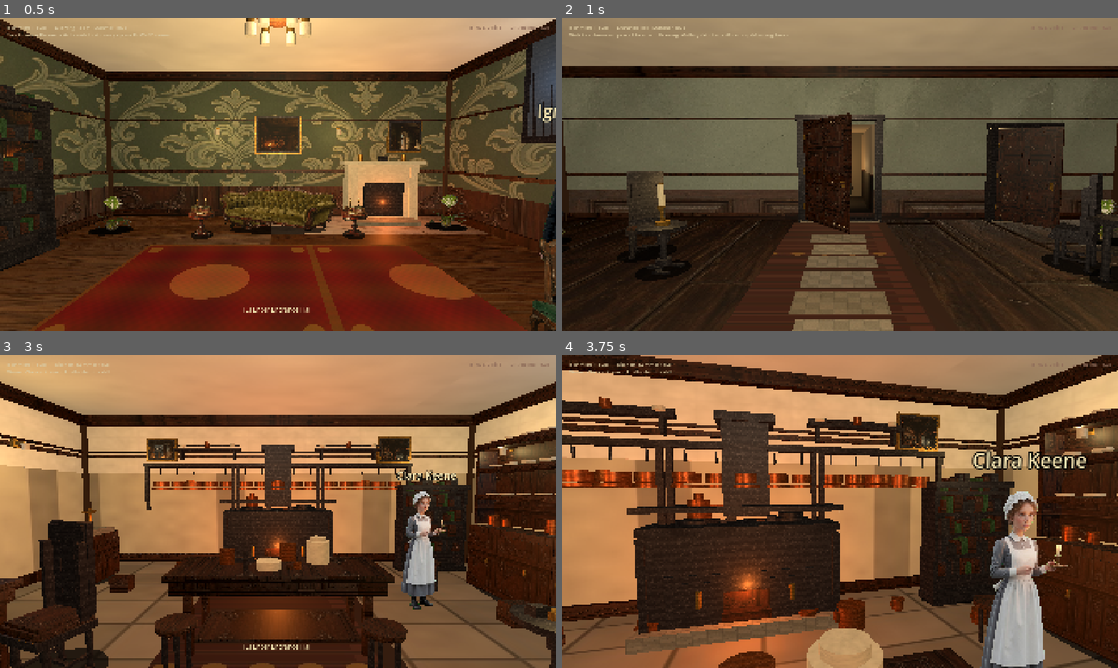
Above: before the commit, frames 1-4 (two rows, left to right).
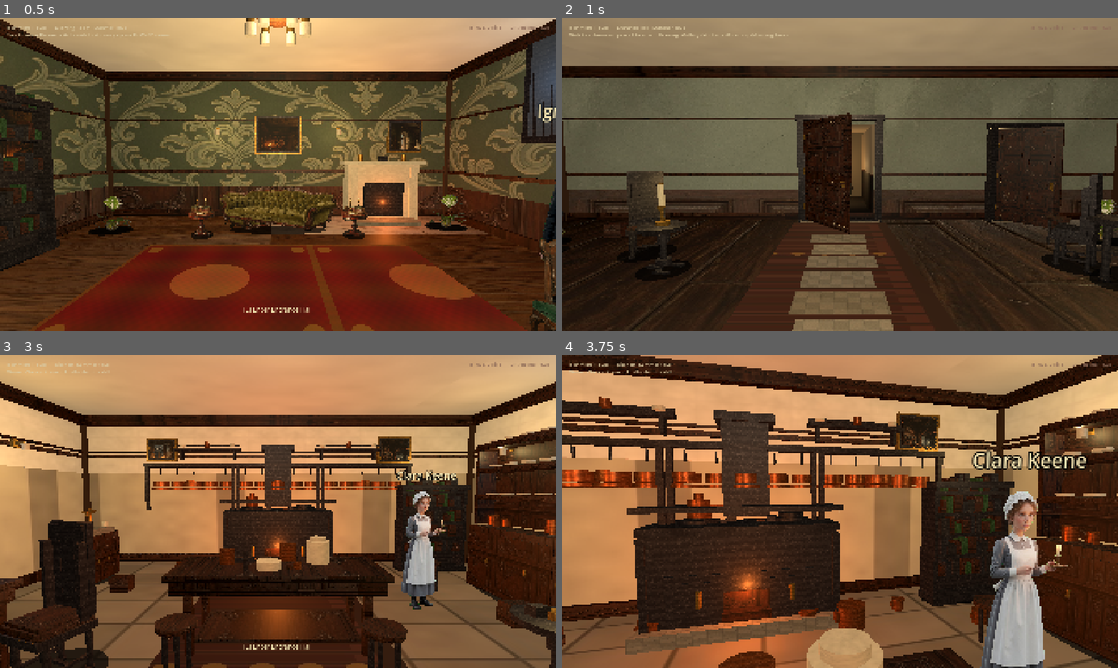
Above: after the commit, the same moments.

Repository: drakewing-eng/aetheric-engine
Game: Godot game, scene res://scenes/fps_main.tscn
Same seed, same stepped clock (60 frames per second), same inputs: the game is played once before the commit and once after it.
Inputs (mouse positions are in pixels of both pictures, inside the frame that each line leads up to):
- Up to frame 1 (0.5 s): no input
- Up to frame 2 (1 s): tap Enter at 0.5 s; move the mouse to (867, 174) at 0.52 s; hold W (move_forward) from 0.53 s (still down); hold E (interact) from 0.53 s (still down); click (867, 174) at 0.67 s
- Up to frame 3 (3 s): keep holding W (move_forward); move the mouse to (250, 511) at 1.27 s; release E (interact) at 1.28 s; tap E (interact) at 1.35, 2, 2.85 s; move the mouse to (289, 505) at 2.02 s; hold E (interact) 2.03-2.78 s; move the mouse to (272, 517) at 2.77 s; click (272, 517) at 2.92 s
- Up to frame 4 (3.75 s): keep holding W (move_forward); move the mouse to (878, 514) at 3.52 s; hold E (interact) from 3.53 s (still down)

Frame 1 is identical in both runs. In frame 2, less than 0.1% of the frame differs, in the area x 7-92%, y 63-72%; in frame 3, 2.9%, in the area x 15-100%, y 0-73%; in frame 4, 1.6%.

Commit message:
visual loop 37: richer sink, denser workshop/drawing/hall props

Diff:
--- a/aetheric-engine-godot/scripts/fps_props.gd
+++ b/aetheric-engine-godot/scripts/fps_props.gd
@@ -524,15 +524,22 @@
 	var root := Node3D.new()
 	root.name = "Sink"
 	_add_box(root, Vector3(0, 0.45, 0), Vector3(1.1, 0.85, 0.55), OAK, true, 0.5)
+	# Cupboard doors
+	_add_box(root, Vector3(-0.25, 0.4, 0.26), Vector3(0.48, 0.7, 0.04), OAK.darkened(0.08), false, 0.5)
+	_add_box(root, Vector3(0.25, 0.4, 0.26), Vector3(0.48, 0.7, 0.04), OAK.darkened(0.08), false, 0.5)
+	_add_cylinder(root, Vector3(-0.15, 0.4, 0.3), 0.015, 0.05, BRASS, false, 0.3, true)
+	_add_cylinder(root, Vector3(0.15, 0.4, 0.3), 0.015, 0.05, BRASS, false, 0.3, true)
 	# Stoneware basin
 	_add_box(root, Vector3(0, 0.92, 0.05), Vector3(0.85, 0.12, 0.42), STONE, false, 0.4)
 	_add_box(root, Vector3(0, 0.88, 0.05), Vector3(0.7, 0.08, 0.3), Color(0.35, 0.4, 0.45), false, 0.25)
 	# Pump / spout
 	_add_cylinder(root, Vector3(0.25, 1.15, -0.1), 0.03, 0.35, BRASS, false, 0.3, true)
 	_add_box(root, Vector3(0.1, 1.28, 0.0), Vector3(0.35, 0.04, 0.04), BRASS, false, 0.3)
-	# Soap dish + cloth
+	_add_cylinder(root, Vector3(-0.05, 1.25, 0.05), 0.025, 0.08, BRASS, false, 0.3, true)
+	# Soap dish + cloth + jug
 	_add_box(root, Vector3(-0.3, 0.98, 0.12), Vector3(0.14, 0.04, 0.1), CREAM, false)
 	_add_box(root, Vector3(-0.15, 0.95, 0.18), Vector3(0.2, 0.02, 0.12), Color(0.7, 0.75, 0.8), false)
+	_add_cylinder(root, Vector3(0.35, 1.0, 0.12), 0.05, 0.12, CREAM.darkened(0.1), false, 0.8)
 	_add_contact_shadow(root, 0.6, 0.35)
 	return root
 
--- a/aetheric-engine-godot/scripts/fps_rooms.gd
+++ b/aetheric-engine-godot/scripts/fps_rooms.gd
@@ -128,6 +128,8 @@
 			{"kind": "wall_sconce", "pos": [4.2, 0.0, 1.0], "yaw": -90.0, "height": 2.2},
 			{"kind": "wall_sconce", "pos": [-1.5, 0.0, -4.7], "yaw": 0.0, "height": 2.25},
 			{"kind": "wall_sconce", "pos": [1.5, 0.0, -4.7], "yaw": 0.0, "height": 2.25},
+			{"kind": "stool", "pos": [0.5, 0.0, 1.2], "yaw": -15.0},
+			{"kind": "copper_pot", "pos": [-3.5, 0.0, 1.5], "scale": 0.5},
 		],
 		"doors": [
 			{
@@ -239,6 +241,9 @@
 			{"kind": "wall_sconce", "pos": [6.5, 0.0, 2.0], "yaw": -90.0, "height": 2.2},
 			{"kind": "wall_sconce", "pos": [-6.5, 0.0, -1.5], "yaw": 90.0, "height": 2.2},
 			{"kind": "floor_path", "pos": [0.0, 0.0, 0.0], "yaw": 0.0, "length": 7.0, "width": 1.1},
+			{"kind": "crate", "pos": [4.5, 0.0, 3.5], "scale": 0.6},
+			{"kind": "stool", "pos": [-4.0, 0.0, 3.0], "yaw": -25.0},
+			{"kind": "side_table", "pos": [1.5, 0.0, -3.5], "yaw": 10.0},
 		],
 		"doors": [
 			{
@@ -590,6 +595,9 @@
 			{"kind": "wall_sconce", "pos": [4.3, 0.0, 1.5], "yaw": -90.0, "height": 2.3},
 			{"kind": "wall_sconce", "pos": [-1.5, 0.0, -4.15], "yaw": 0.0, "height": 2.35},
 			{"kind": "wall_sconce", "pos": [1.5, 0.0, -4.15], "yaw": 0.0, "height": 2.35},
+			{"kind": "floor_path", "pos": [0.0, 0.0, 0.0], "yaw": 0.0, "length": 7.0, "width": 1.0},
+			{"kind": "crate", "pos": [2.0, 0.0, 3.2], "scale": 0.55},
+			{"kind": "stool", "pos": [-2.5, 0.0, -0.5], "yaw": 30.0},
 		],
 		"doors": [
 			{
